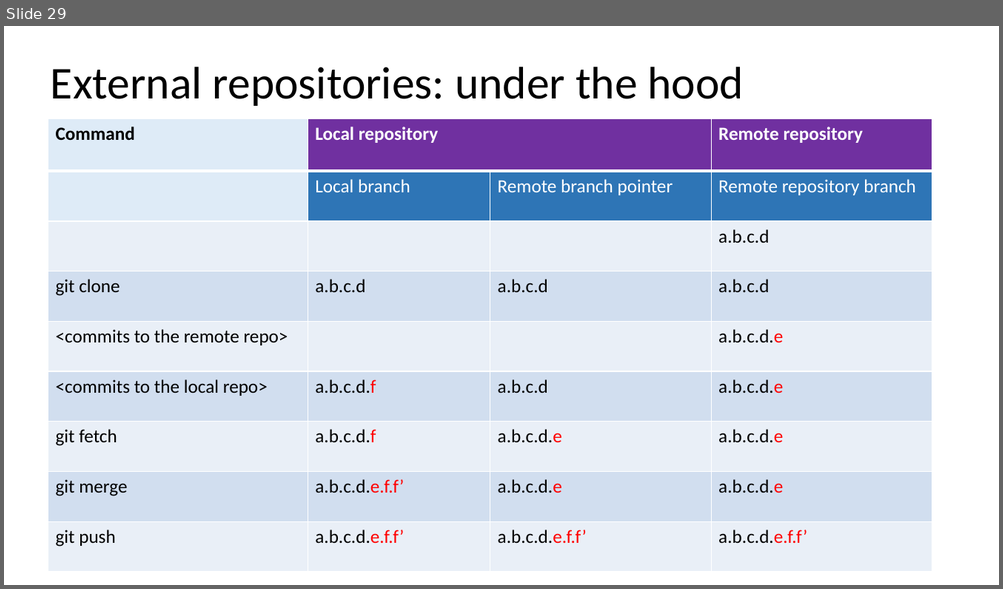
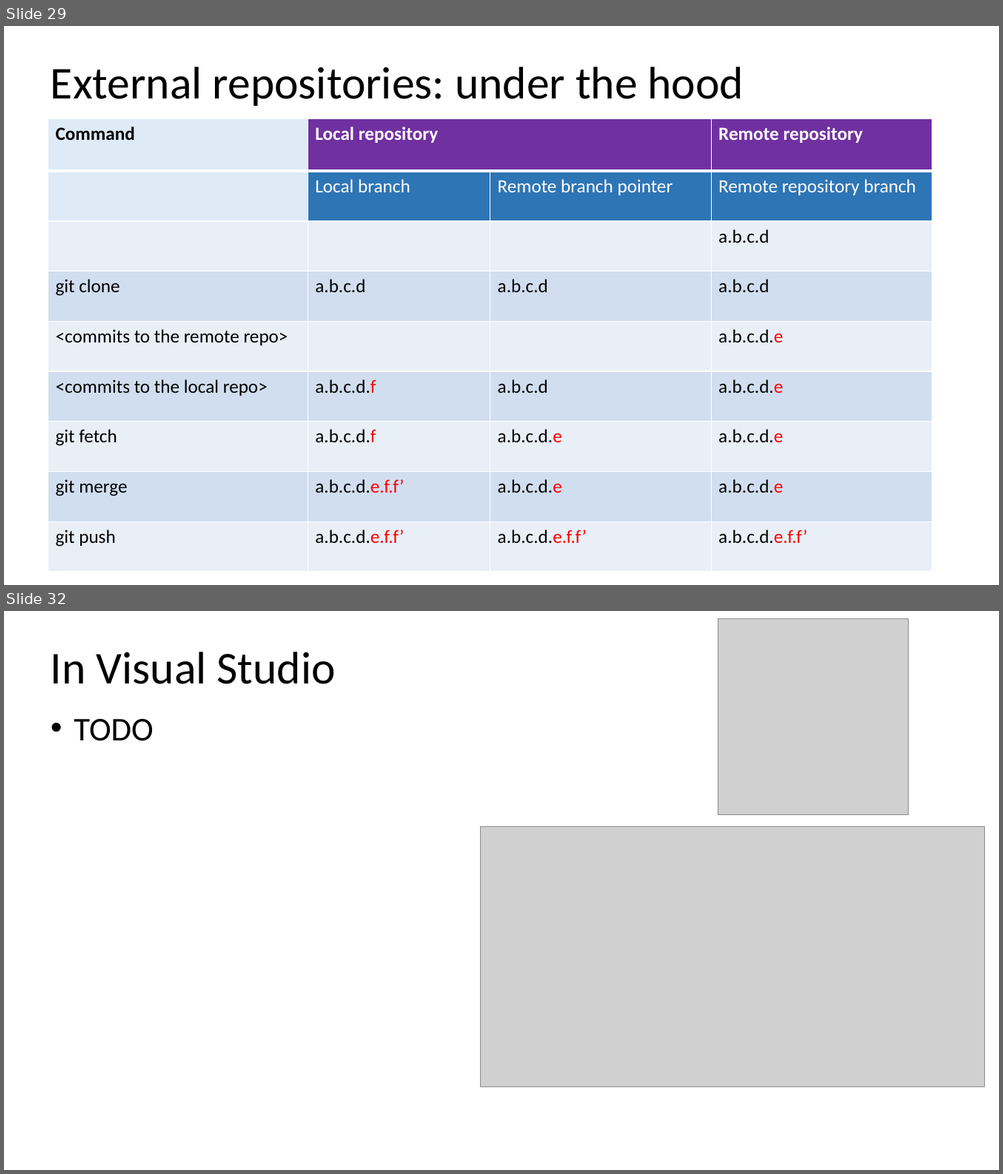
Before and after one commit to ogvolkov/git-101, a slide deck: git101.pptx. Shown one above the other, each under a label of ours: slide 29 before the commit, slides 29 and 32 after it; the slides between them are not shown. The pictures are 1003x589 and 1003x1174 pixels, drawn with LibreOffice and Linux fonts; fonts in the diff are those of the drawing; grey boxes stand for pictures. Boxes give left, top, right and bottom in pixels: in the first picture for what was removed or moved away, otherwise in the second. Text is boxed around its words. In the diff, an @@ line names an element or a change of style, - is before the commit and + after.

```diff
--- a/git101.pptx
+++ b/git101.pptx
@@ slide 32 added at bbox=[4, 611, 999, 1170], background #FFFFFF @@
@@ picture added at bbox=[718, 618, 908, 815] @@
@@ text added at bbox=[51, 652, 336, 684], 44 pt, text #000000 @@
+In Visual Studio
@@ text added at bbox=[74, 719, 153, 741], 32 pt, text #000000 @@
+• TODO
@@ line added from (132, 815) to (134, 957), #FFFFFF 4.5 pt dashed @@
@@ picture added at bbox=[480, 826, 984, 1087] @@
```
Also in this commit, not shown: 2 slides changed, 6 other slides added, 1 slide removed.
